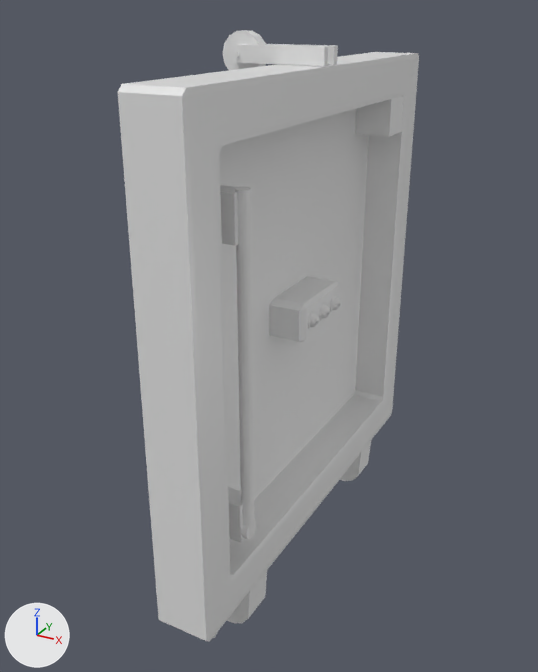
Before and after pictures for a commit that changed the Blender file boxes/Ящик под лестницей (крышка).blend.
The view is the same before and after, from a 50 mm lens placed at (1.33, -2.74, 1.2), pointed at (-0.14, -0.06, -0.14). Lighting does not change. The marker at lower left points along +X, +Y and +Z.

In view in the first picture: 'Cube.002', 'Cylinder', 'Выбоина', 'Выбоина.001', 'Выбоина.003', 'Контейнер', 'Палочка'.
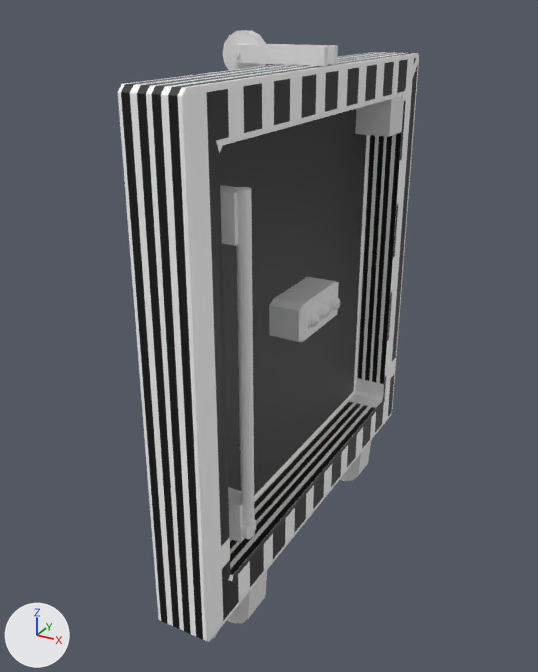
Diff of the bpy script that builds the scene:
```diff
--- a/boxes/Ящик под лестницей (крышка).blend.py
+++ b/boxes/Ящик под лестницей (крышка).blend.py
@@ img_динамик_png @@
+img_динамик_png = load_image('Динамик.png', 'Динамик.png', 720, 720, 'sRGB')
@@ img_щиток_png @@
+img_щиток_png = load_image('щиток.png', 'щиток.png', 1013, 720, 'sRGB')
@@ mat_shit @@
+mat_shit = principled_material('shit')
+mat_shit.texture = img_динамик_png
@@ mat_dinamic @@
+mat_dinamic = principled_material('dinamic')
+mat_dinamic.texture = img_щиток_png
@@ me_cube_001 @@
 me_cube_001.from_pydata(...)  # 52 vertices, 54 faces; spans x -1.0..1.0, y -1.0..1.0, z -1.0..1.0
 # used by ob_контейнер; location = (0.0, 0.0, 0.0); rotation_euler = (0.0, 1.571, 0.0), in degrees (0, 90, 0); scale = (1.0, 1.0, 0.113)
+# me_cube_001 part 1: 53 of the faces centred in x -1.0..1.0, y -1.0..1.0, z -1.0..1.0 switch from mat_material_001 (white #e7e7e7) to mat_dinamic (picture img_щиток_png)
+# me_cube_001 part 2: texture (UV) coordinates of 7 of 54 faces, centred in x -0.31..0.9, y -0.9..0.31, z -0.55..1.0, changed; they spanned u 0.13..0.87, v 0.5..1.0 and now span u 0.41..1.0, v 0.0..0.74
+me_cube_001.materials.append(mat_shit)  # picture img_динамик_png
```

Location of each change, [x1, y1, x2, y2] in pixels of the pictures (538 x 672 px):
'Контейнер', recoloured, surface changed
    both: [118, 52, 419, 641]
part 1 of me_cube_001, recoloured
    both: [118, 52, 419, 641]
part 2 of me_cube_001, surface changed (grey to black)
    both: [187, 58, 418, 633]
